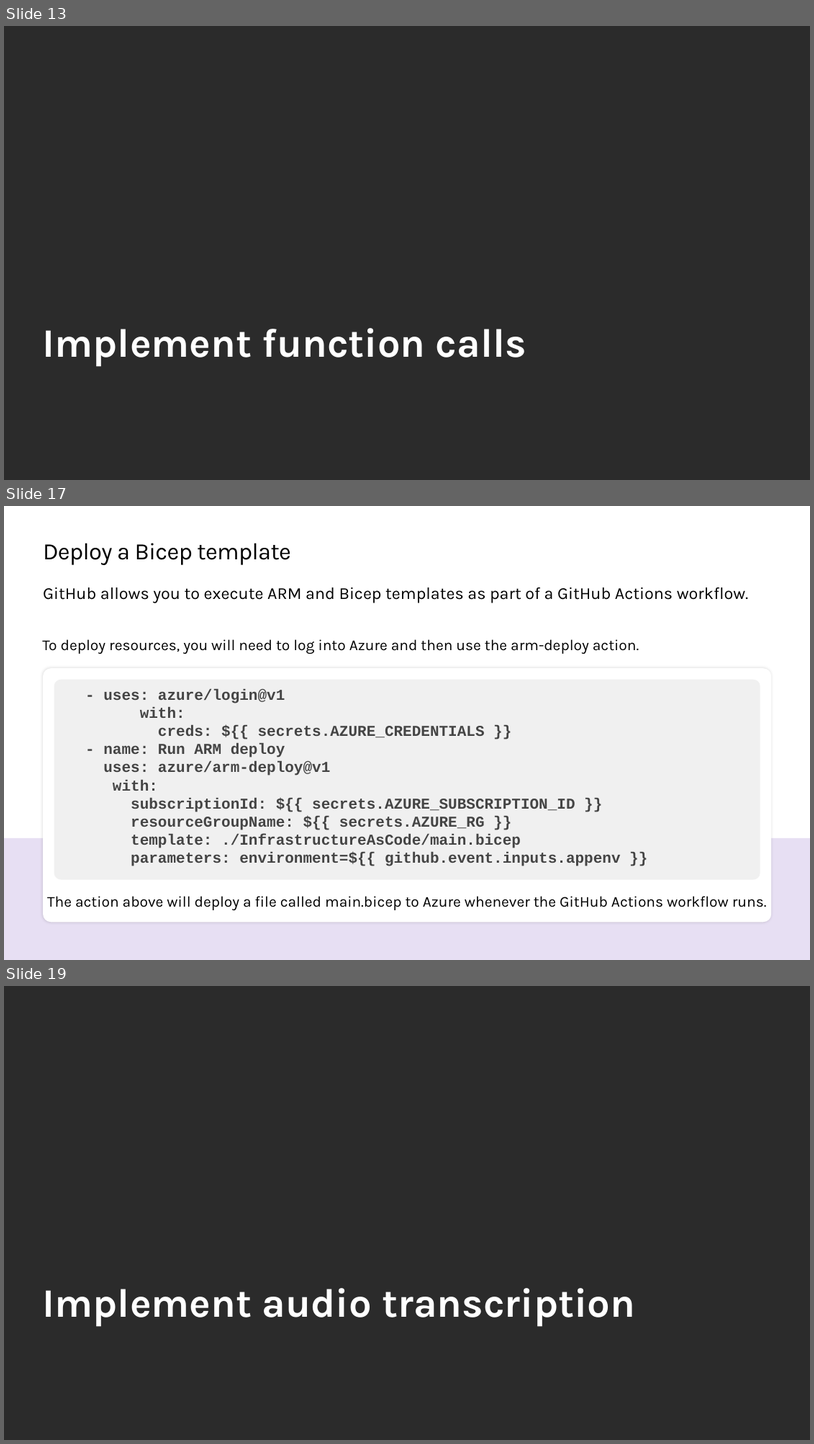
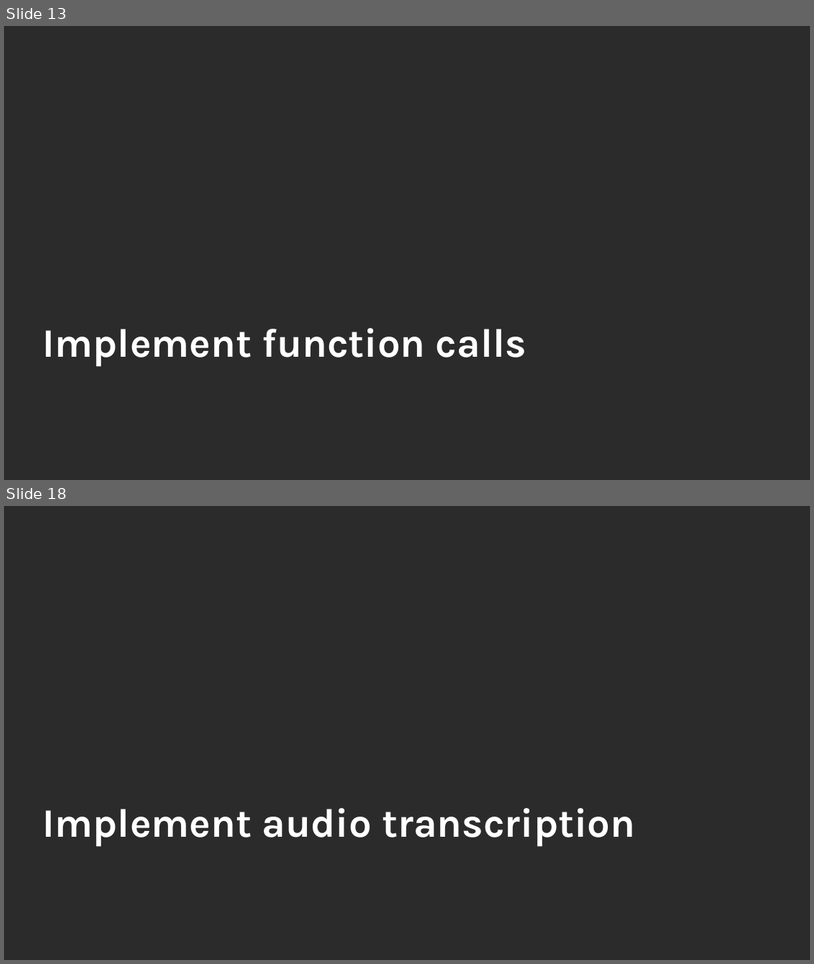
Before and after one commit to microsoft/TechExcel-Implementing-automation-practices-using-Azure-OpenAI, a slide deck: Outline/Lab Slides.pptx. Shown one above the other, each under a label of ours: slides 13, 17 and 19 before the commit, slides 13 and 18 after it; the slides between them are not shown. The pictures are 814x1444 and 814x964 pixels, drawn with LibreOffice and Linux fonts; fonts in the diff are those of the drawing; background and template pictures are left out; a plain dark background stands for a picture behind light text. Boxes give left, top, right and bottom in pixels: in the first picture for what was removed or moved away, otherwise in the second. Text is boxed around its words. In the diff, an @@ line names an element or a change of style, - is before the commit and + after.

```diff
--- a/Outline/Lab Slides.pptx
+++ b/Outline/Lab Slides.pptx
@@ slide 17 removed at <box>4,506,810,960</box>, background #FFFFFF @@
@@ title removed at <box>43,543,291,565</box> @@
-Deploy a Bicep template
@@ text removed at <box>43,587,749,602</box> @@
-GitHub allows you to execute ARM and Bicep templates as part of a GitHub Actions workflow.
@@ text removed at <box>42,639,639,654</box> @@
-To deploy resources, you will need to log into Azure and then use the arm-deploy action.
@@ freeform shape removed at <box>43,668,772,921</box> @@
@@ freeform shape removed at <box>54,679,761,879</box> @@
@@ text removed at <box>103,689,621,866</box> @@
-- uses: azure/login@v1
-with:
-creds: ${{ secrets.AZURE_CREDENTIALS }}
-- name: Run ARM deploy
-uses: azure/arm-deploy@v1
-with:
-subscriptionId: ${{ secrets.AZURE_SUBSCRIPTION_ID }}
-resourceGroupName: ${{ secrets.AZURE_RG }}
-template: ./InfrastructureAsCode/main.bicep
-parameters: environment=${{ github.event.inputs.appenv }}
@@ rectangle removed at <box>4,838,810,960</box> @@
@@ text removed at <box>47,896,767,910</box> @@
-The action above will deploy a file called main.bicep to Azure whenever the GitHub Actions workflow runs.
@@ what was slide 19 is now slide 18 @@
```
Also in this commit, not shown: 5 slides changed, 12 slides added, 15 other slides removed, 18 other files.
